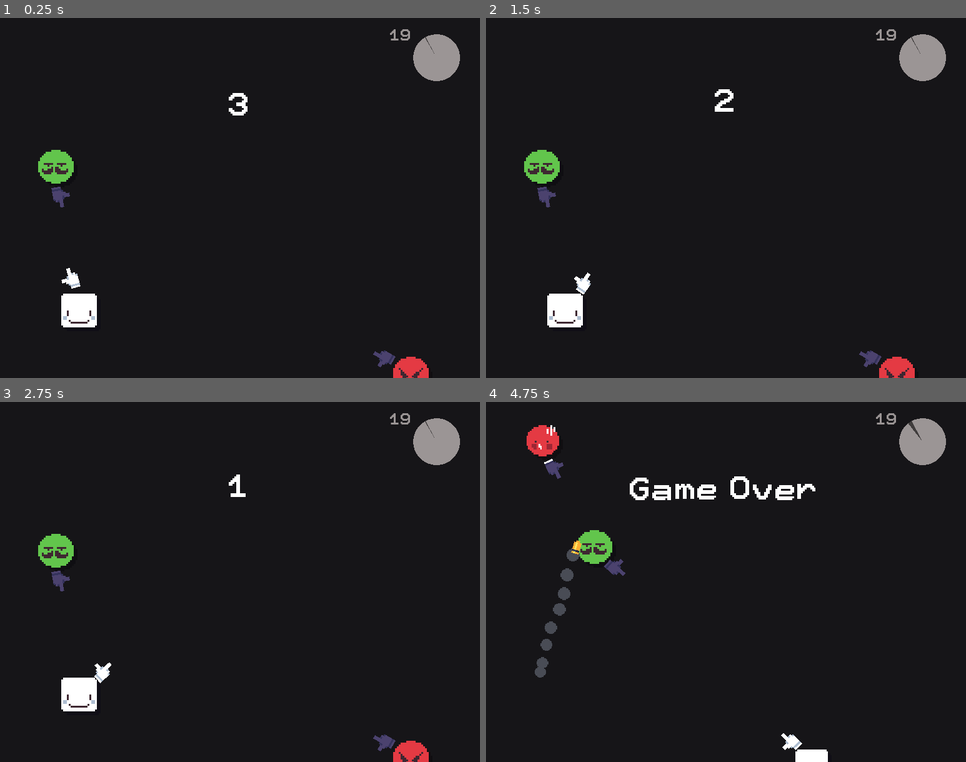
Above: before the commit, frames 1-4 (two rows, left to right).
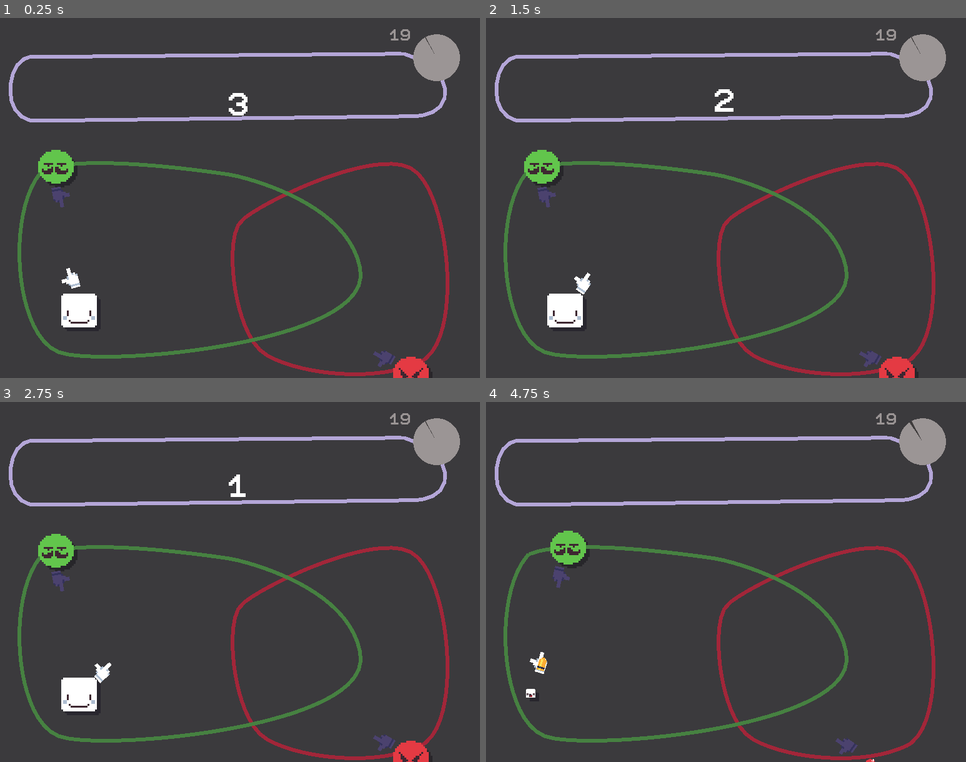
Above: after the commit, the same moments.

Repository: SaviHex/gmtk2020
Game: Godot game, scene res://core/Main/Main.tscn
The game is run twice, just before and just after one commit, with the same random seed, the same clock (stepped at 60 frames per second) and the same inputs.
Inputs (mouse positions are in pixels of both pictures, inside the frame that each line leads up to):
- Up to frame 1 (0.25 s): no input
- Up to frame 2 (1.5 s): tap Enter at 0.5 s; move the mouse to (831, 180) at 0.52 s; hold D (right) 0.53-1.28 s; click (831, 180) at 0.6 s; tap Space at 0.77 s; move the mouse to (630, 216) at 1.27 s; hold S (down) from 1.28 s (still down); click (630, 216) at 1.35 s
- Up to frame 3 (2.75 s): tap Space at 1.52 s; move the mouse to (288, 502) at 2.02 s; release S (down) at 2.03 s; hold D (right) from 2.03 s (still down); click (288, 502) at 2.1 s
- Up to frame 4 (4.75 s): move the mouse to (702, 654) at 2.77 s; release D (right) at 2.78 s; hold W (up) 2.78-3.53 s; click (702, 654) at 2.85 s; tap Space at 3.02, 3.77, 4.52 s; move the mouse to (870, 636) at 3.52 s; hold A (left) from 3.53 s (still down); click (870, 636) at 3.6 s; move the mouse to (582, 528) at 4.27 s; click (582, 528) at 4.35 s

The runs differ from the first frame. In frame 1, 97% of the frame differs, in the area x 0-100%, y 0-100%; in frame 2, 97%; in frame 3, 97%; in frame 4, 98%.

Commit message:
Bug do início

Diff:
--- a/src/core/EnemyPath/EnemyPath.gd
+++ b/src/core/EnemyPath/EnemyPath.gd
@@ -6,6 +6,9 @@
 
 var speed: float = 1.0
 var is_stopped: bool = true
+
+func _draw() -> void:
+	draw_polyline(curve.get_baked_points(), color, 2.0)
 
 func start(new_speed: float = 1.0):
 	self.speed = new_speed
@@ -27,5 +30,3 @@
 
 func set_color(value: Color):
 	color = value
-	color.a = 0.5
-	self.self_modulate = color
--- a/src/core/EnemyPath/EnemyPath.tscn
+++ b/src/core/EnemyPath/EnemyPath.tscn
@@ -8,7 +8,8 @@
 }
 
 [node name="EnemyPath" type="Path2D"]
-self_modulate = Color( 0.501961, 0.6, 1, 0.701961 )
+modulate = Color( 0.709804, 0.654902, 0.85098, 1 )
+self_modulate = Color( 1, 1, 1, 1 )
 curve = SubResource( 1 )
 script = ExtResource( 1 )
 
--- a/src/core/Main/Main.gd
+++ b/src/core/Main/Main.gd
@@ -64,7 +64,7 @@
 	# play animation before the switch
 	p.play_anim_before_teleport()
 	e.play_anim_before_teleport()
-	#yield(get_tree().create_timer(1), "timeout")
+	yield(get_tree().create_timer(1), "timeout")
 
 	var e_pos = e.position
 	e.position = p.position
@@ -73,7 +73,7 @@
 	# play animation after the switch
 	p.play_anim_after_teleport()
 	e.play_anim_after_teleport()
-	#yield(get_tree().create_timer(1), "timeout")
+	yield(get_tree().create_timer(1), "timeout")
 
 	# unpause
 	p.unpause()
--- a/src/core/Main/Main.tscn
+++ b/src/core/Main/Main.tscn
@@ -112,9 +112,7 @@
 [node name="ColorRect" type="ColorRect" parent="Background"]
 anchor_right = 1.0
 anchor_bottom = 1.0
-margin_right = 256.0
-margin_bottom = 192.0
-color = Color( 0.0901961, 0.0862745, 0.0980392, 1 )
+color = Color( 0.235294, 0.231373, 0.243137, 1 )
 __meta__ = {
 "_edit_use_anchors_": false,
 "_editor_description_": ""
@@ -190,7 +188,6 @@
 anims/LevelStart = SubResource( 6 )
 
 [node name="RichTextLabel" type="RichTextLabel" parent="AnimationPlayer"]
-visible = false
 anchor_right = 1.0
 anchor_bottom = 1.0
 margin_top = 40.0
--- a/src/core/enemy/Enemy.gd
+++ b/src/core/enemy/Enemy.gd
@@ -30,7 +30,9 @@
 	self.current_path.color = self.path_color
 	self.current_path.start(self.speed)
 	self.current_target = target
+	self.position = self.current_path.get_current_point()
 	self.initialized = true
+
 
 func disable():
 	self.current_path.stop()
--- a/src/core/enemy/RedEnemy/RedEnemy.tscn
+++ b/src/core/enemy/RedEnemy/RedEnemy.tscn
@@ -15,7 +15,5 @@
 [node name="CollisionShape2D" parent="." index="2"]
 position = Vector2( 0.5, 0 )
 
-[node name="ShootProgress" parent="Pivot/BulletPoint" index="1"]
-value = 0.0
-tint_under = Color( 0.298039, 0.262745, 0.435294, 1 )
+[node name="ShootProgress" parent="Pivot/BulletPoint" index="0"]
 tint_over = Color( 0, 0, 0, 1 )
--- a/src/core/player/Player.tscn
+++ b/src/core/player/Player.tscn
@@ -7,6 +7,9 @@
 [ext_resource path="res://animations/BeforeTeleport.tres" type="Animation" id=5]
 
 [sub_resource type="RectangleShape2D" id=1]
+extents = Vector2( 4.5, 3 )
+
+[sub_resource type="RectangleShape2D" id=2]
 extents = Vector2( 8.5, 8 )
 
 [node name="Player" type="KinematicBody2D" groups=[
--- a/src/menus/MainMenu/MainMenu.tscn
+++ b/src/menus/MainMenu/MainMenu.tscn
@@ -9,6 +9,7 @@
 font_data = ExtResource( 2 )
 
 [node name="MainMenu" type="Control"]
+pause_mode = 2
 anchor_right = 1.0
 anchor_bottom = 1.0
 theme = ExtResource( 1 )
Not shown: 2 places in src/core/player/Player.tscn that only renumber resources
